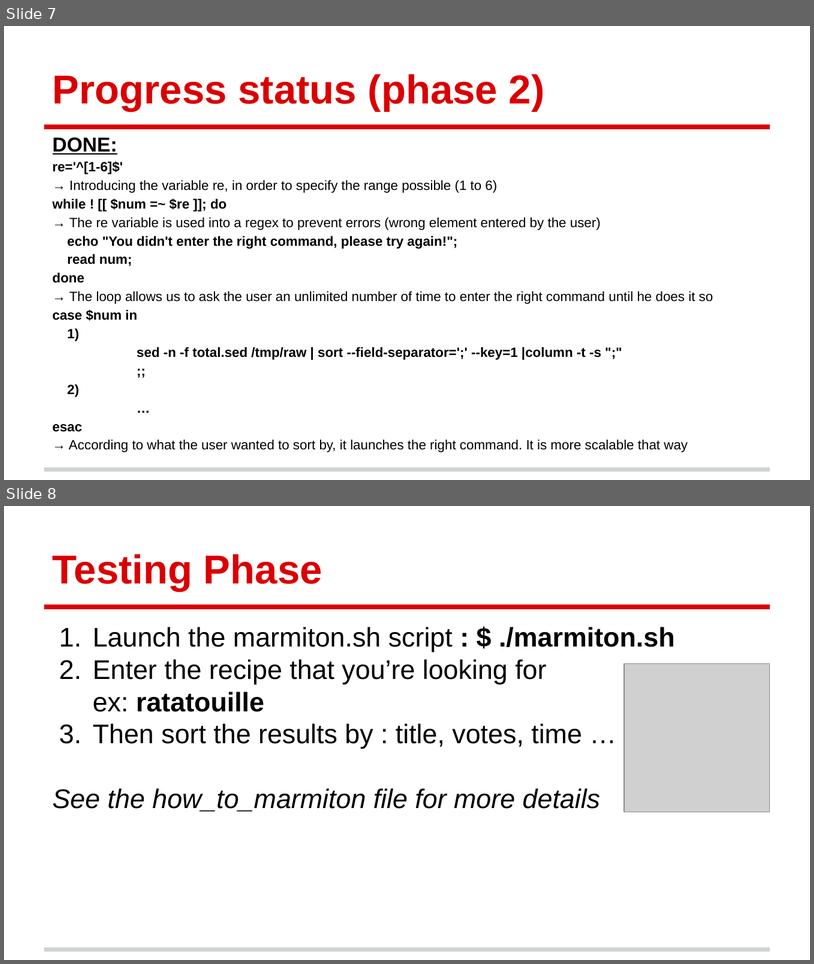
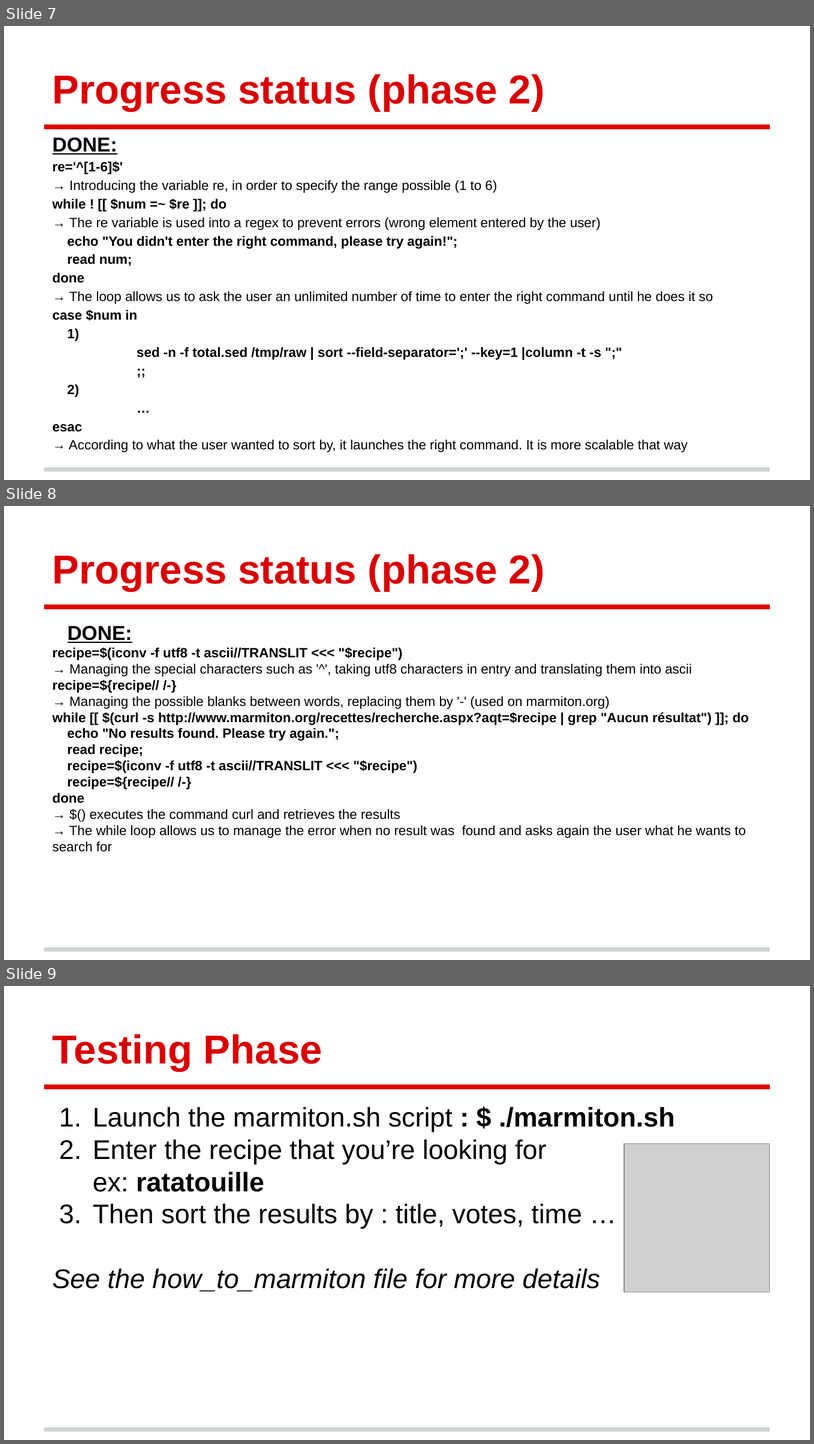
Before and after one commit to kiago/isepse2014, a slide deck: projects/marmiton/Marmiton_project.pptx. Shown one above the other, each under a label of ours: slides 7 and 8 before the commit, slides 7, 8 and 9 after it. The pictures are 814x964 and 814x1444 pixels, drawn with LibreOffice and Linux fonts; fonts in the diff are those of the drawing; grey boxes stand for pictures. Boxes give left, top, right and bottom in pixels: in the first picture for what was removed or moved away, otherwise in the second. Text is boxed around its words. In the diff, an @@ line names an element or a change of style, - is before the commit and + after.

Commit message:
modify script with blanks and special characters management, modify the how_to_marmiton file and project explanation. Add question/answer in qsts_sys_ex file

```diff
--- a/projects/marmiton/Marmiton_project.pptx
+++ b/projects/marmiton/Marmiton_project.pptx
@@ slide 8 added at (4, 506, 810, 960), background #FFFFFF; not listed: 2 template elements that a slide beside it also shows @@
@@ title added at (53, 554, 545, 591), 36 pt, text #DA0002, bold @@
+Progress status (phase 2)
@@ text added at (53, 625, 749, 852), 12 pt, text #000000 @@
+DONE:
+recipe=$(iconv -f utf8 -t ascii//TRANSLIT <<< "$recipe")
+→ Managing the special characters such as '^', taking utf8 characters in entry and translating them into ascii
+recipe=${recipe// /-}
+→ Managing the possible blanks between words, replacing them by '-' (used on marmiton.org)
+while [[ $(curl -s http://www.marmiton.org/recettes/recherche.aspx?aqt=$recipe | grep "Aucun résultat") ]]; do
+echo "No results found. Please try again.";
+read recipe;
+recipe=$(iconv -f utf8 -t ascii//TRANSLIT <<< "$recipe")
+recipe=${recipe// /-}
+done
+→ $() executes the command curl and retrieves the results
+→ The while loop allows us to manage the error when no result was found and asks again the user what he wants to search for
@@ what was slide 8 is now slide 9 @@
```
Also in this commit, not shown: 1 slide changed, 5 other files.
